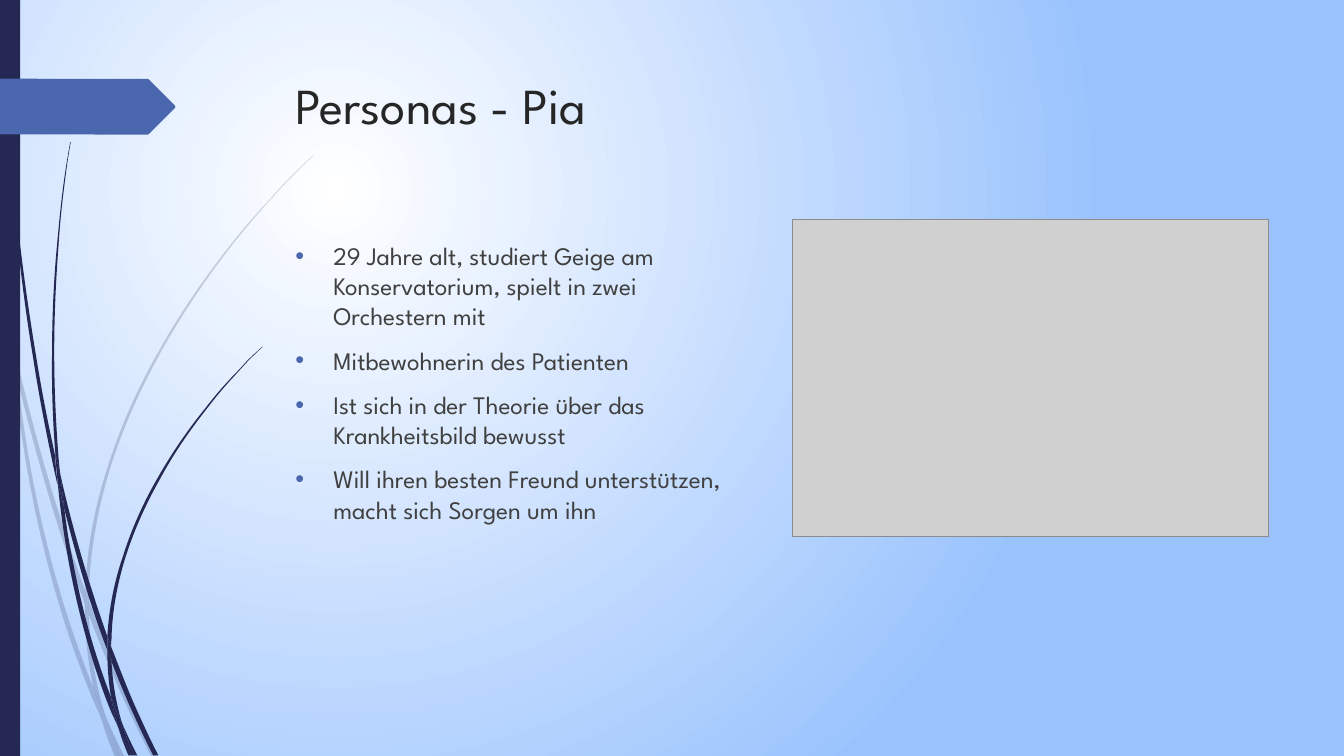
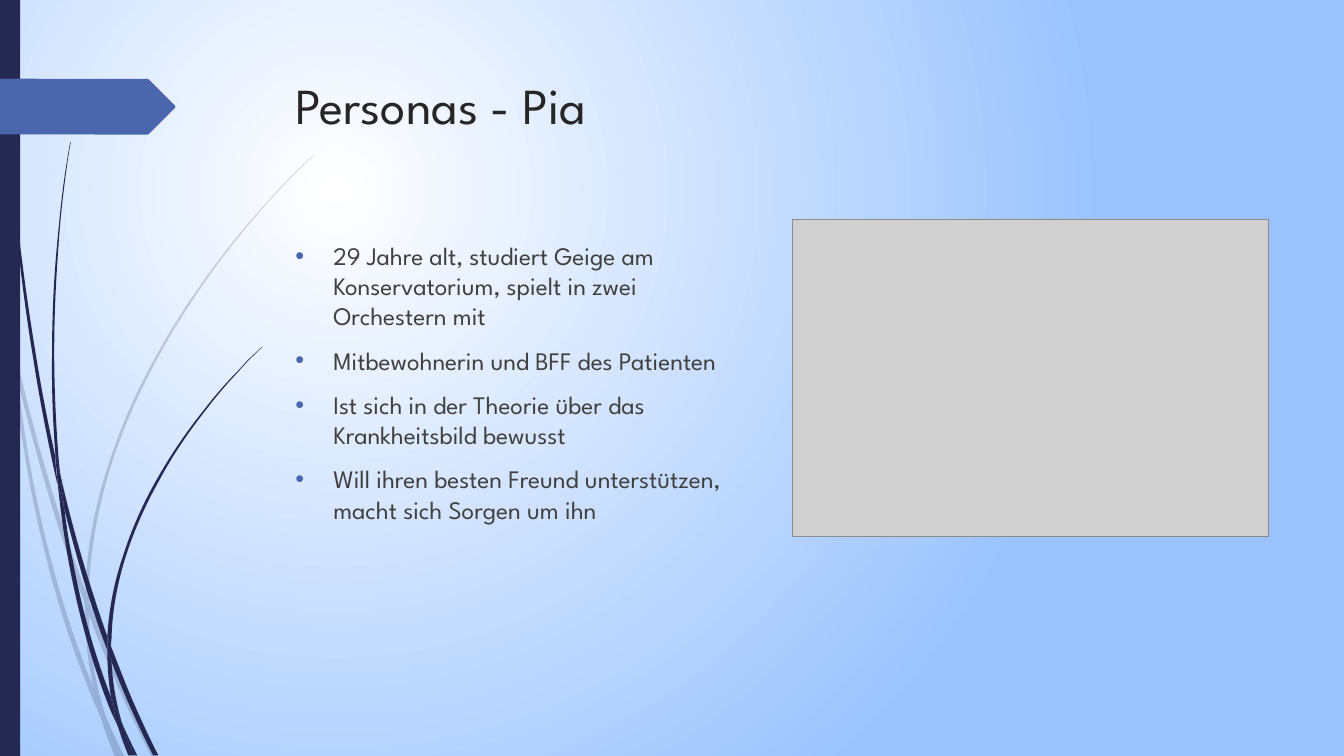
Before and after one commit to Azarny/ch.bfh.bti7081.s2019.yellow, a slide deck: slide 4 of documentation/Task1/PräsentationTask1SoED.pptx (slide 3 before the commit). Drawn at 1344x756 pixels with LibreOffice and Linux fonts; fonts in the diff are those of the drawing; grey boxes stand for pictures. Boxes give left, top, right and bottom in pixels: in the first picture for what was removed or moved away, otherwise in the second. Text is boxed around its words. In the diff, an @@ line names an element or a change of style, - is before the commit and + after.

```diff
--- a/documentation/Task1/PräsentationTask1SoED.pptx
+++ b/documentation/Task1/PräsentationTask1SoED.pptx
@@ text at <box>333,352,716,371</box>: text changed @@
-• Mitbewohnerin des Patienten
+• Mitbewohnerin und BFF des Patienten
```
Also in this commit, not shown: 2 slides added.
